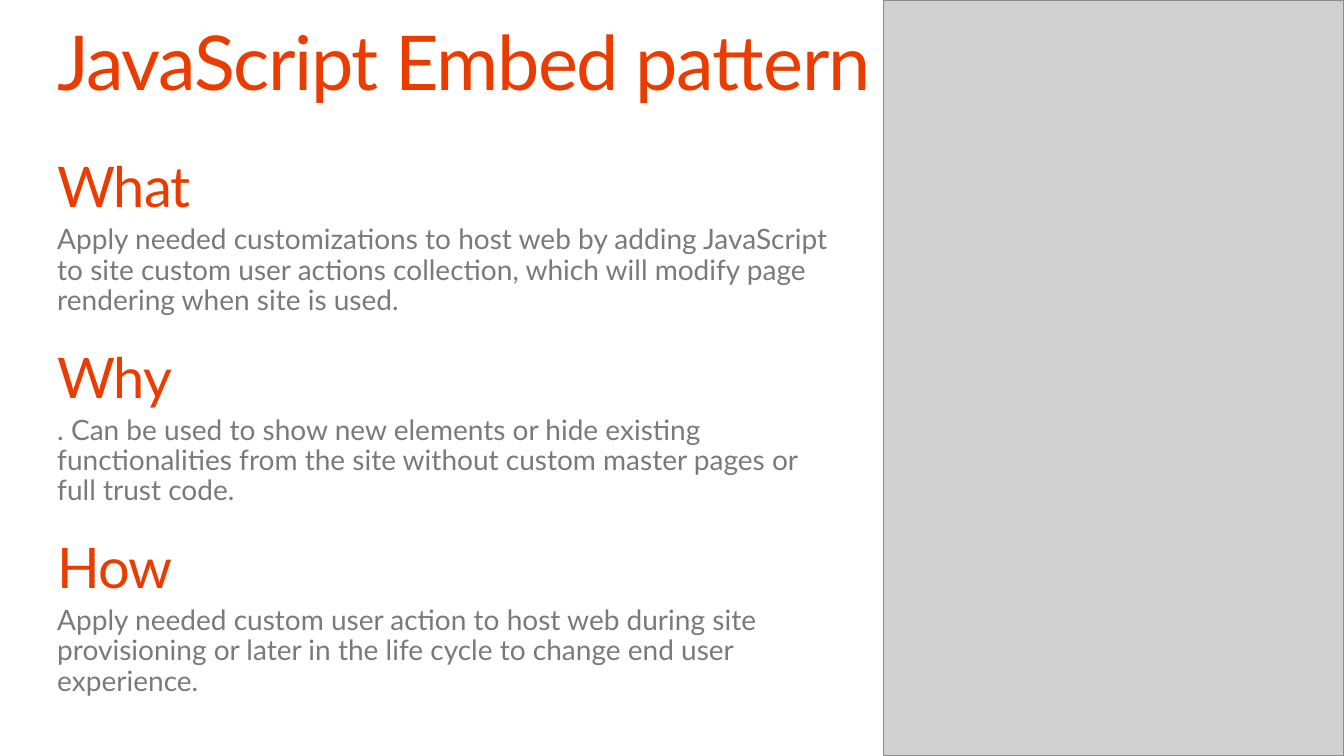
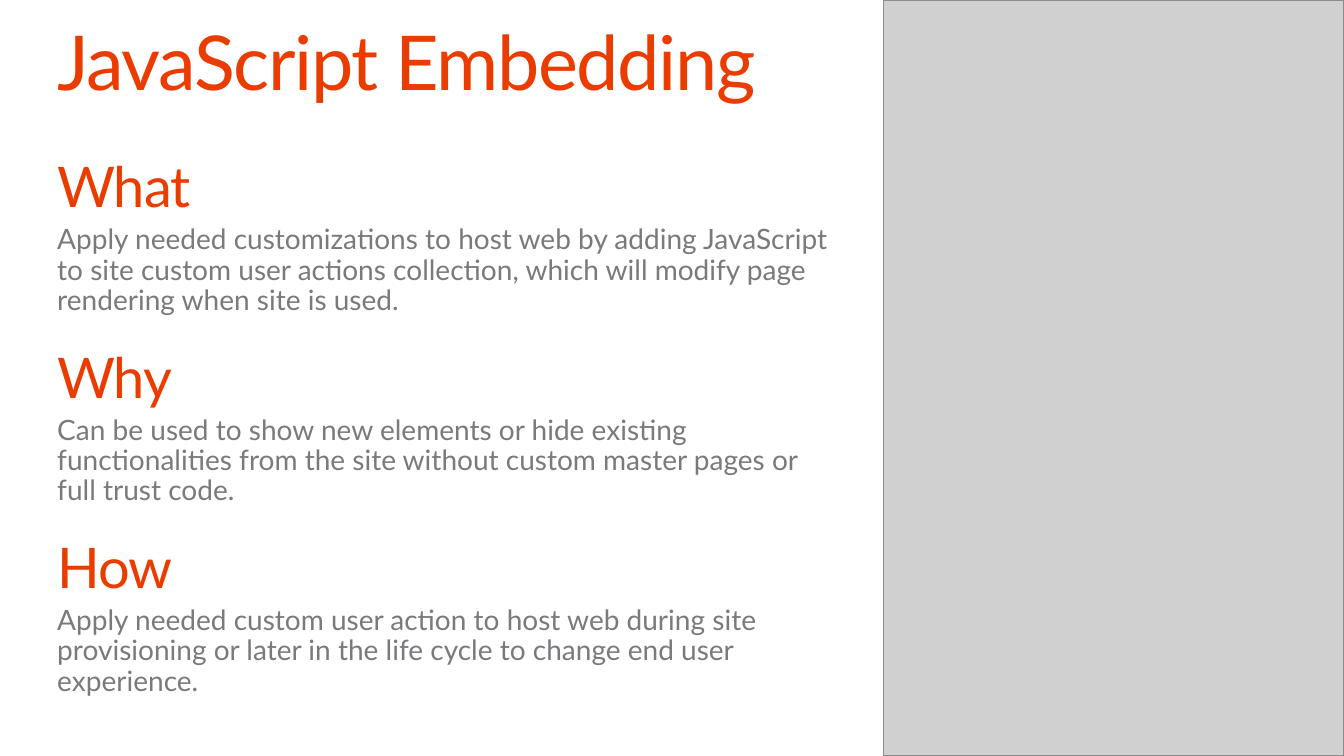
Before and after one commit to OfficeDev/TrainingContent, a slide deck: slide 13 of O3658/02 Managing site settings using app model/2_SiteManagement.pptx. Drawn at 1344x756 pixels with LibreOffice and Linux fonts; fonts in the diff are those of the drawing; grey boxes stand for pictures; background and template pictures are left out. Boxes give left, top, right and bottom in pixels: in the first picture for what was removed or moved away, otherwise in the second. Text is boxed around its words. In the diff, an @@ line names an element or a change of style, - is before the commit and + after.

```diff
--- a/O3658/02 Managing site settings using app model/2_SiteManagement.pptx
+++ b/O3658/02 Managing site settings using app model/2_SiteManagement.pptx
@@ title at (x1=57, y1=34, x2=755, y2=104): text changed @@
-JavaScript Embed pattern
+JavaScript Embedding
@@ text at (x1=57, y1=419, x2=798, y2=500): text changed @@
-  . Can be used to show new elements or hide existing functionalities from the site without custom master pages or full trust code.
+  Can be used to show new elements or hide existing functionalities from the site without custom master pages or full trust code.
```
Also in this commit, not shown: 15 other slides changed, 1 slide added, 1 slide removed, 1 other file.
